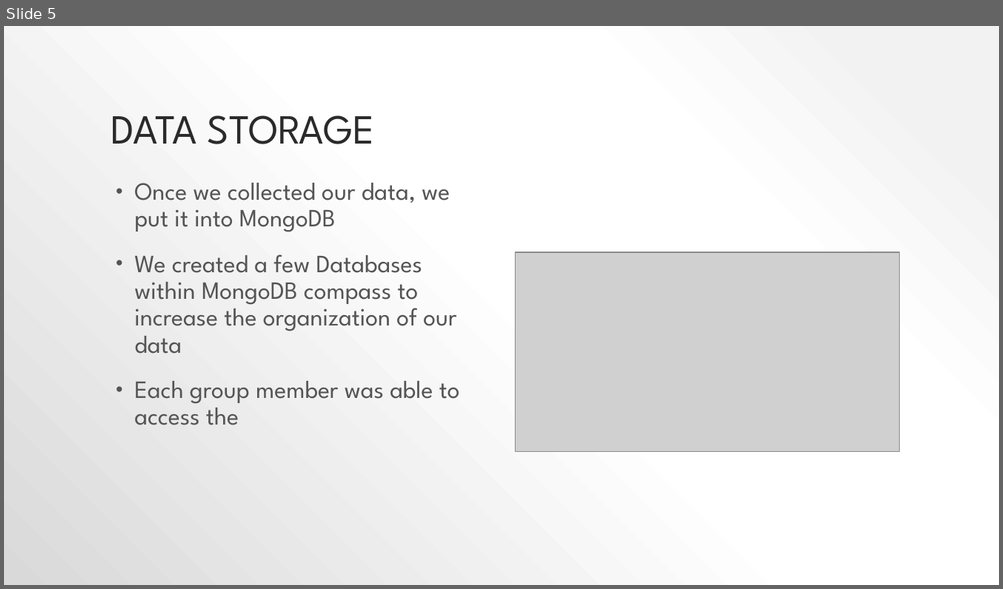
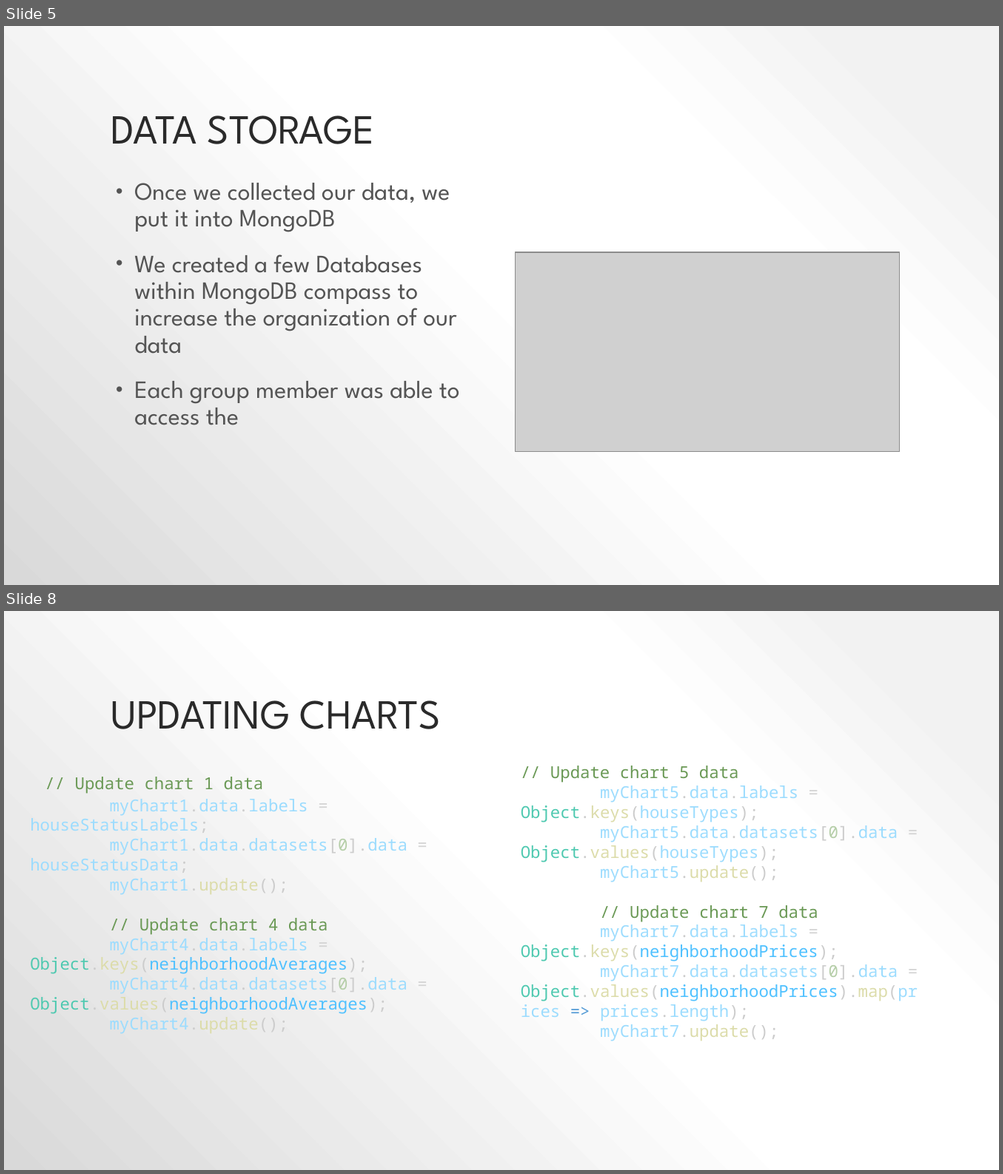
Before and after one commit to MaisieDeGraaf/housing-project-3, a slide deck: Project 3 Presenation.pptx. Shown one above the other, each under a label of ours: slide 5 before the commit, slides 5 and 8 after it; the slides between them are not shown. The pictures are 1003x589 and 1003x1174 pixels, drawn with LibreOffice and Linux fonts; fonts in the diff are those of the drawing; grey boxes stand for pictures. Boxes give left, top, right and bottom in pixels: in the first picture for what was removed or moved away, otherwise in the second. Text is boxed around its words. In the diff, an @@ line names an element or a change of style, - is before the commit and + after.

```diff
--- a/Project 3 Presenation.pptx
+++ b/Project 3 Presenation.pptx
@@ slide 8 added at box(4, 611, 999, 1170), background gradient #F2F2F2 to #FFFFFF to #D9D9D9 @@
@@ title added at box(111, 701, 441, 729), 40 pt, text #2A2A2A @@
+UPDATING CHARTS
@@ text added at box(521, 766, 917, 1041), 16 pt, text #9CDCFE @@
+// Update chart 5 data
+myChart5.data.labels = Object.keys(houseTypes);
+myChart5.data.datasets[0].data = Object.values(houseTypes);
+myChart5.update();
+// Update chart 7 data
+myChart7.data.labels = Object.keys(neighborhoodPrices);
+myChart7.data.datasets[0].data = Object.values(neighborhoodPrices).map(prices => prices.length);
+myChart7.update();
@@ text added at box(30, 777, 407, 1034), 16 pt, text #9CDCFE @@
+// Update chart 1 data
+myChart1.data.labels = houseStatusLabels;
+myChart1.data.datasets[0].data = houseStatusData;
+myChart1.update();
+// Update chart 4 data
+myChart4.data.labels = Object.keys(neighborhoodAverages);
+myChart4.data.datasets[0].data = Object.values(neighborhoodAverages);
+myChart4.update();
```
Also in this commit, not shown: 2 slides changed, 3 other slides added, 3 slides removed.
